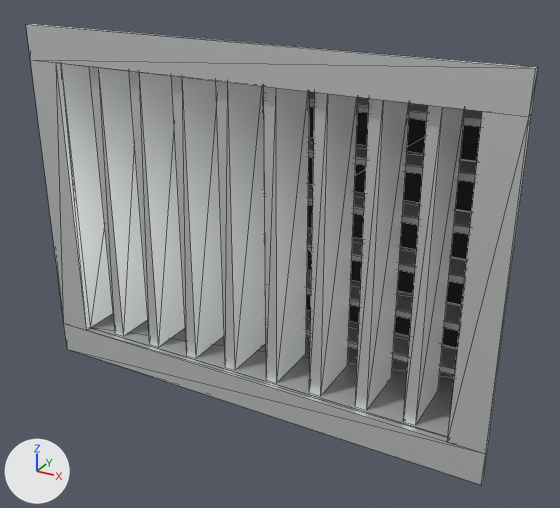
Before and after pictures for a commit that changed the glTF model STAIANO-3D/public/models/ecoclima/eba/ecoclima-eba-200x150.glb.
Rendered twice from a camera (50 mm lens) standing at (0.145, -0.233, 0.116) and looking at (0.005, 0.021, -0.011). Every picture has the same lights, and +X, +Y and +Z are marked at lower left. The picture after the commit comes second. Mesh edges are drawn as thin lines.

The scene before the commit, as lines of its bpy script (objects in view):
```python
ob_profile_aletta_orizzontale_005 = bpy.data.objects.new('Profile_aletta_orizzontale.005', me_profile_aletta_orizzontale_005)
ob_profile_aletta_orizzontale_005.location = (0.0, 0.0, 0.0)
ob_profile_aletta_verticale_002 = bpy.data.objects.new('Profile_aletta_verticale.002', me_profile_aletta_verticale_002)
ob_profile_aletta_verticale_002.location = (0.0, 0.0, 0.0)
ob_profile_aletta_verticale_003 = bpy.data.objects.new('Profile_aletta_verticale.003', me_profile_aletta_verticale_003)
ob_profile_aletta_verticale_003.location = (0.0, 0.0, 0.0)
ob_profile_aletta_verticale_004 = bpy.data.objects.new('Profile_aletta_verticale.004', me_profile_aletta_verticale_004)
ob_profile_aletta_verticale_004.location = (0.0, 0.0, 0.0)
ob_profile_aletta_verticale_005 = bpy.data.objects.new('Profile_aletta_verticale.005', me_profile_aletta_verticale_005)
ob_profile_aletta_verticale_005.location = (0.0, 0.0, 0.0)
ob_profile_aletta_verticale_006 = bpy.data.objects.new('Profile_aletta_verticale.006', me_profile_aletta_verticale_006)
ob_profile_aletta_verticale_006.location = (0.0, 0.0, 0.0)
ob_profile_cornice = bpy.data.objects.new('Profile_cornice', me_profile_cornice)
ob_profile_cornice.location = (0.0, 0.0, 0.0)
ob_profile_cornice_001 = bpy.data.objects.new('Profile_cornice.001', me_profile_cornice_001)
ob_profile_cornice_001.location = (0.0, 0.0, 0.0)
ob_profile_cornice_003 = bpy.data.objects.new('Profile_cornice.003', me_profile_cornice_003)
ob_profile_cornice_003.location = (0.0, 0.0, 0.0)
# also in view: 'Profile_aletta_orizzontale.004' at (0.0, 0.038, 0.03); 'Profile_aletta_orizzontale.003' at (0.0, 0.038, 0.01); 'Profile_aletta_orizzontale.002' at (0.0, 0.038, -0.01); 'Interno' at (0.0, 0.047, 0.0); 'Profile_aletta_orizzontale' at (0.0, 0.038, -0.05)
```
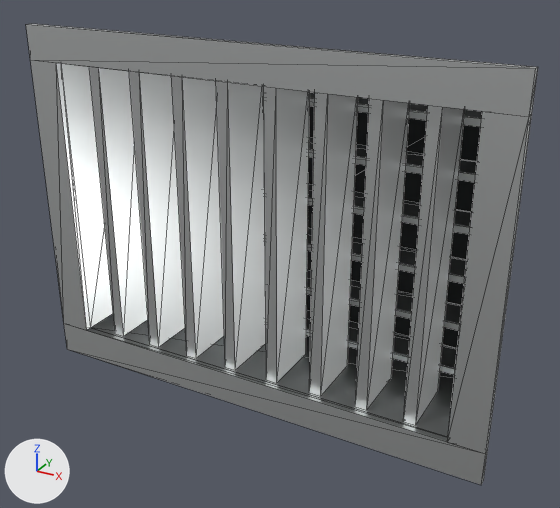
Where the change shows, as pixel boxes (x1, y1, x2, y2) in the pictures (560 x 508 px):
'Profile_cornice', surface changed: (26, 24, 538, 117) in both
'Profile_cornice.003', surface changed: (448, 111, 531, 454) in both
'Profile_cornice.001', surface changed (darker): (64, 324, 488, 485) in both
'Profile_aletta_verticale.003', surface changed: (216, 81, 266, 370) in both
'Profile_aletta_verticale.002', surface changed: (171, 76, 224, 358) in both
'Profile_aletta_verticale.007', surface changed: (404, 105, 465, 425) in both
'Profile_aletta_verticale.001', surface changed: (129, 71, 185, 347) in both
'Profile_aletta_verticale', surface changed: (89, 67, 148, 336) in both
'Profile_cornice.002', surface changed: (30, 60, 91, 330) in both
'Profile_ritorno.001', surface changed: (91, 314, 454, 437) in both
'Profile_ritorno.002', surface changed (lighter): (62, 64, 113, 327) in both
'Profile_aletta_orizzontale', surface changed: (306, 310, 457, 375) in both
'Profile_aletta_orizzontale.001', surface changed: (307, 270, 462, 331) in both
'Profile_aletta_orizzontale.002', surface changed: (307, 228, 467, 284) in both
'Profile_aletta_orizzontale.003', surface changed: (308, 184, 472, 234) in both
'Profile_aletta_orizzontale.004', surface changed: (309, 137, 477, 182) in both

Diff of the bpy script that builds the scene:
```diff
--- a/STAIANO-3D/public/models/ecoclima/eba/ecoclima-eba-200x150.glb.py
+++ b/STAIANO-3D/public/models/ecoclima/eba/ecoclima-eba-200x150.glb.py
@@ mat_profile_metallo @@
 mat_profile_metallo.base_color = (0.72, 0.74, 0.74)  # light grey #dddfdf
-mat_profile_metallo.metallic = 0.55
-mat_profile_metallo.roughness = 0.42
+mat_profile_metallo.metallic = 0.95
+mat_profile_metallo.roughness = 0.36
```
